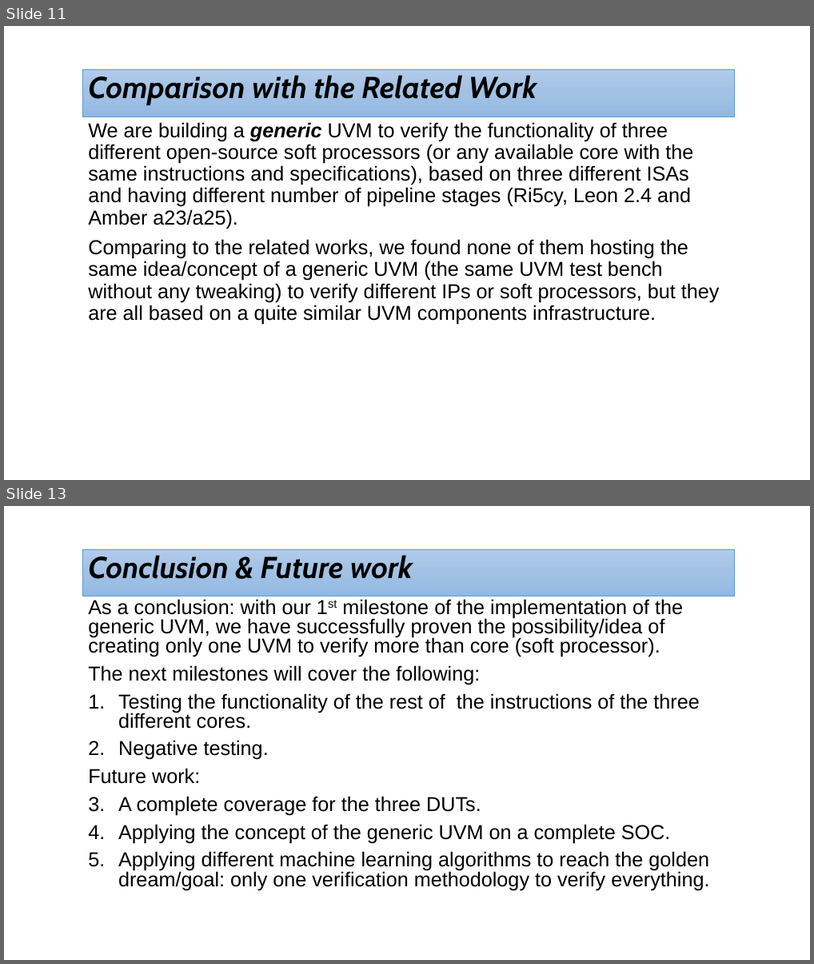
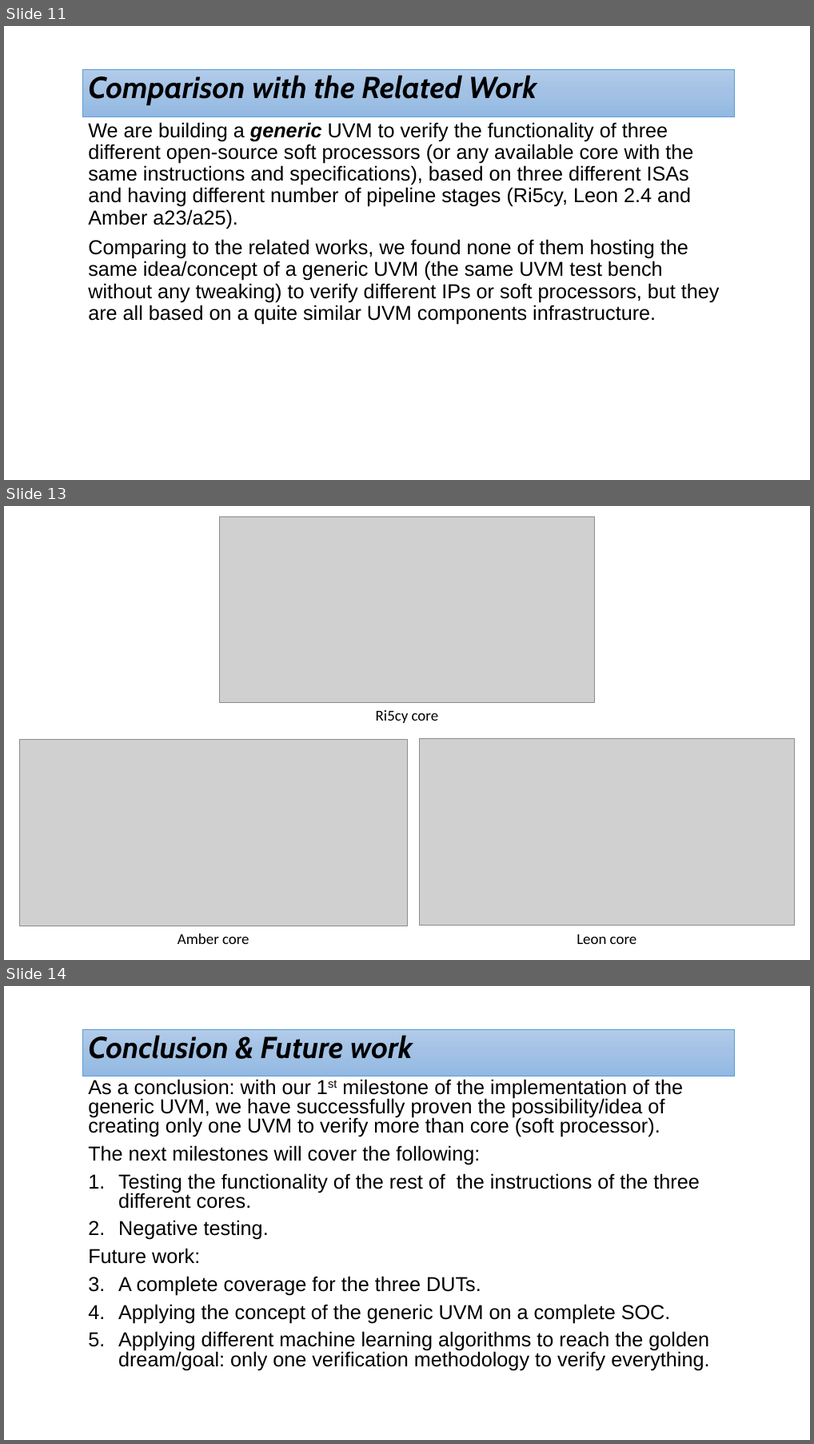
Before and after one commit to cufeolm/codeGP, a slide deck: Project_progress_Agenda.pptx. Shown one above the other, each under a label of ours: slides 11 and 13 before the commit, slides 11, 13 and 14 after it; the slides between them are not shown. The pictures are 814x964 and 814x1444 pixels, drawn with LibreOffice and Linux fonts; fonts in the diff are those of the drawing; grey boxes stand for pictures. Boxes give left, top, right and bottom in pixels: in the first picture for what was removed or moved away, otherwise in the second. Text is boxed around its words. In the diff, an @@ line names an element or a change of style, - is before the commit and + after.

```diff
--- a/Project_progress_Agenda.pptx
+++ b/Project_progress_Agenda.pptx
@@ slide 13 added at [4, 506, 810, 960], background #FFFFFF @@
@@ picture added at [220, 516, 595, 703] @@
@@ text added at [376, 710, 439, 723], 18 pt, text #000000 @@
+Ri5cy core
@@ picture added at [20, 739, 407, 926] @@
@@ picture added at [420, 739, 794, 925] @@
@@ text added at [178, 933, 250, 944], 18 pt, text #000000 @@
+Amber core
@@ text added at [577, 934, 638, 944], 18 pt, text #000000 @@
+Leon core
@@ what was slide 13 is now slide 14 @@
```
Also in this commit, not shown: 2 slides changed.
